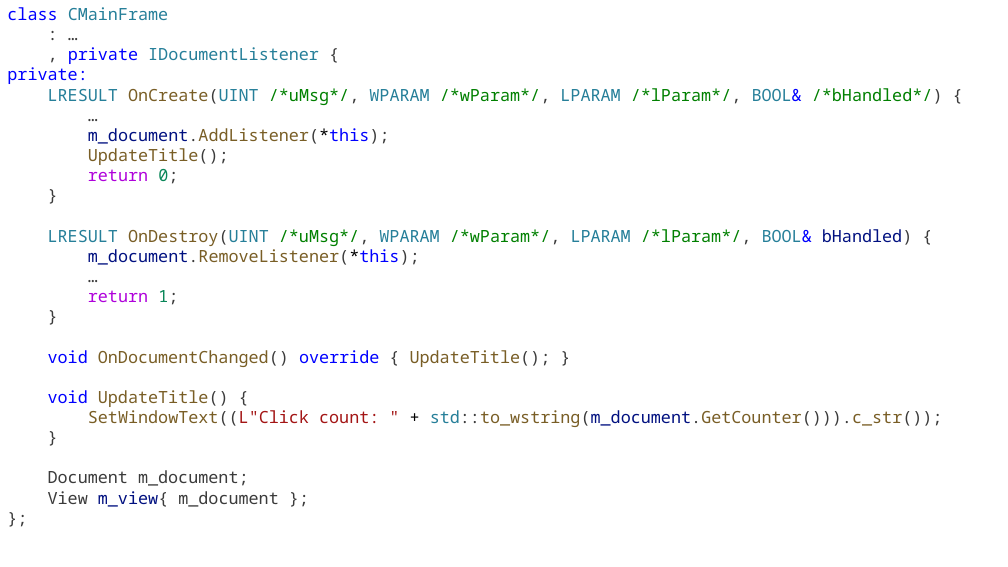
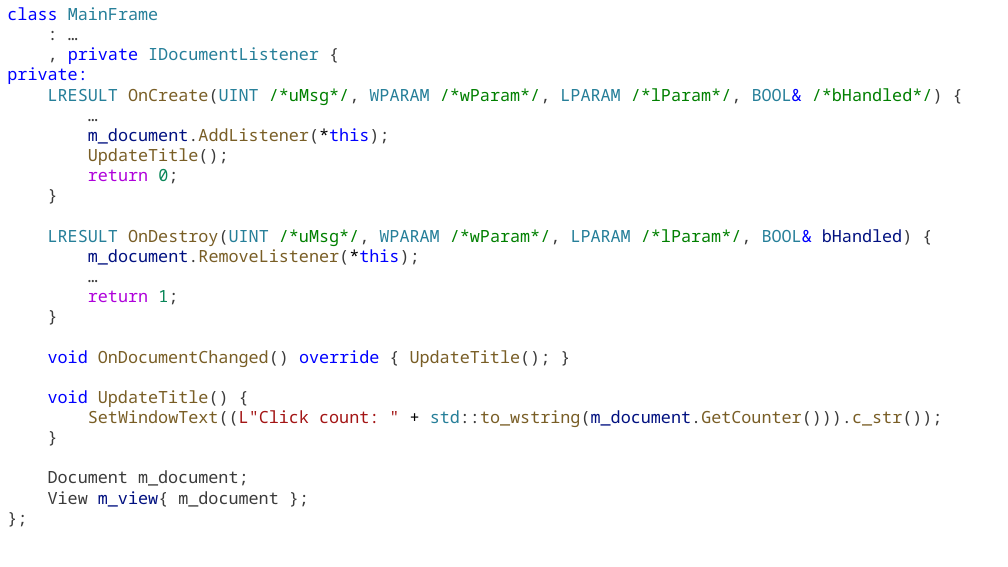
Before and after one commit to alexey-malov/ood, a slide deck: slide 19 of lectures/16.mvxx/mvxx.pptx (slide 15 before the commit). Drawn at 1008x567 pixels with LibreOffice and Linux fonts; fonts in the diff are those of the drawing. Boxes give left, top, right and bottom in pixels: in the first picture for what was removed or moved away, otherwise in the second. Text is boxed around its words. In the diff, an @@ line names an element or a change of style, - is before the commit and + after.

```diff
--- a/lectures/16.mvxx/mvxx.pptx
+++ b/lectures/16.mvxx/mvxx.pptx
@@ text at <box>7,7,158,20</box>: text changed @@
-class CMainFrame
+class MainFrame
```
Also in this commit, not shown: 4 other slides changed, 5 slides added, 6 other files.
